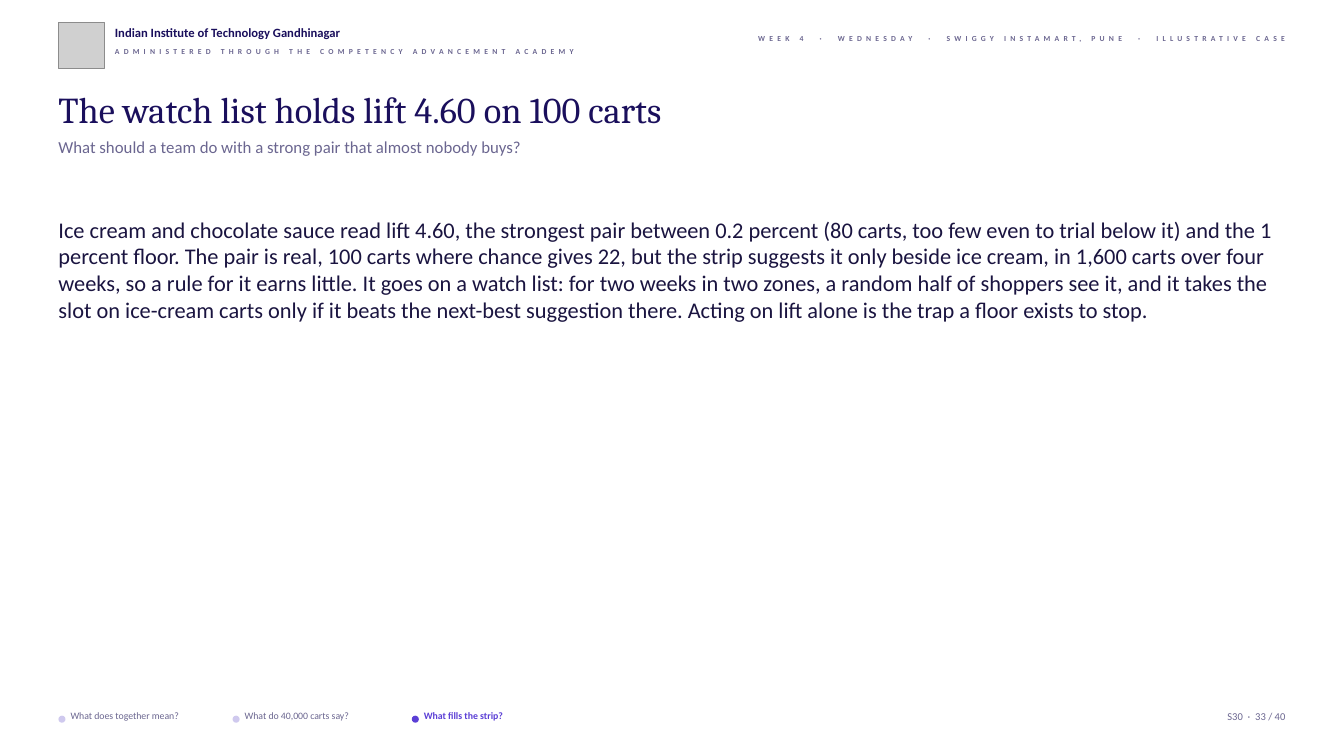
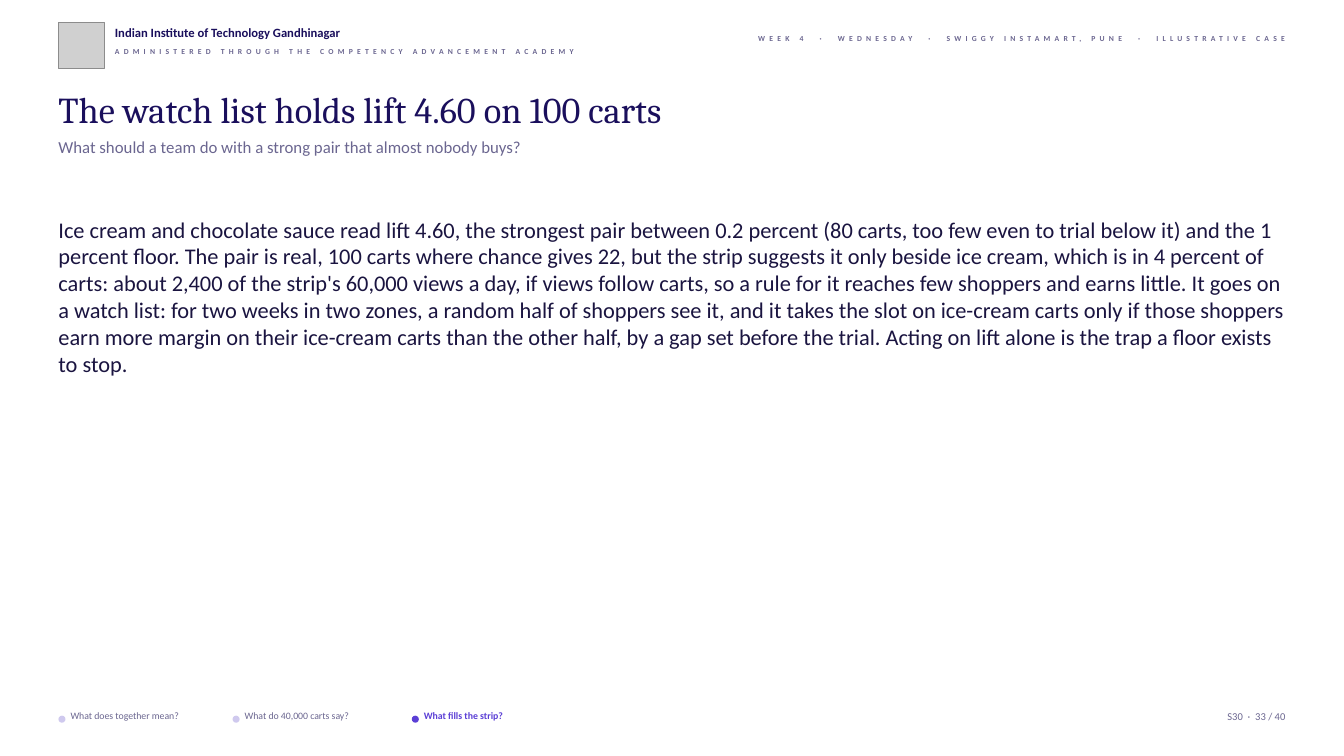
Before and after one commit to fde-academy-lab/c2-content-factory, a slide deck: slide 33 of content/W04/D3/slides/C2_W04_D03_half1_STUDENT.pptx. Drawn at 1344x756 pixels with LibreOffice and Linux fonts; fonts in the diff are those of the drawing; grey boxes stand for pictures; background and template pictures are left out. Boxes give left, top, right and bottom in pixels: in the first picture for what was removed or moved away, otherwise in the second. Text is boxed around its words. In the diff, an @@ line names an element or a change of style, - is before the commit and + after.

```diff
--- a/content/W04/D3/slides/C2_W04_D03_half1_STUDENT.pptx
+++ b/content/W04/D3/slides/C2_W04_D03_half1_STUDENT.pptx
@@ text at (x1=58, y1=222, x2=1283, y2=376): text changed @@
-Ice cream and chocolate sauce read lift 4.60, the strongest pair between 0.2 percent (80 carts, too few even to trial below it) and the 1 percent floor. The pair is real, 100 carts where chance gives 22, but the strip suggests it only beside ice cream, in 1,600 carts over four weeks, so a rule for it earns little. It goes on a watch list: for two weeks in two zones, a random half of shoppers see it, and it takes the slot on ice-cream carts only if it beats the next-best suggestion there. Acting on lift alone is the trap a floor exists to stop.
+Ice cream and chocolate sauce read lift 4.60, the strongest pair between 0.2 percent (80 carts, too few even to trial below it) and the 1 percent floor. The pair is real, 100 carts where chance gives 22, but the strip suggests it only beside ice cream, which is in 4 percent of carts: about 2,400 of the strip's 60,000 views a day, if views follow carts, so a rule for it reaches few shoppers and earns little. It goes on a watch list: for two weeks in two zones, a random half of shoppers see it, and it takes the slot on ice-cream carts only if those shoppers earn more margin on their ice-cream carts than the other half, by a gap set before the trial. Acting on lift alone is the trap a floor exists to stop.
```
Also in this commit, not shown: 10 other files.
